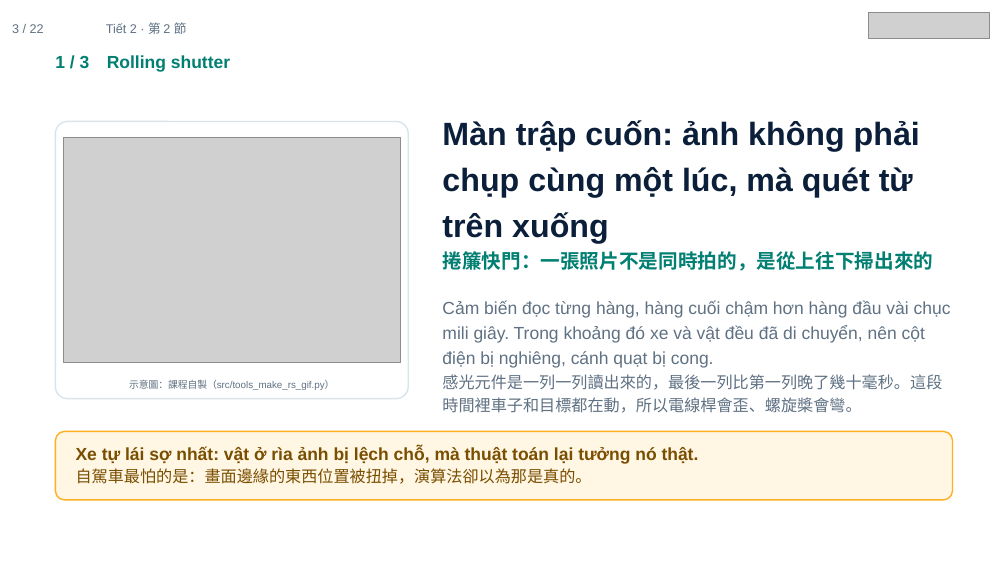
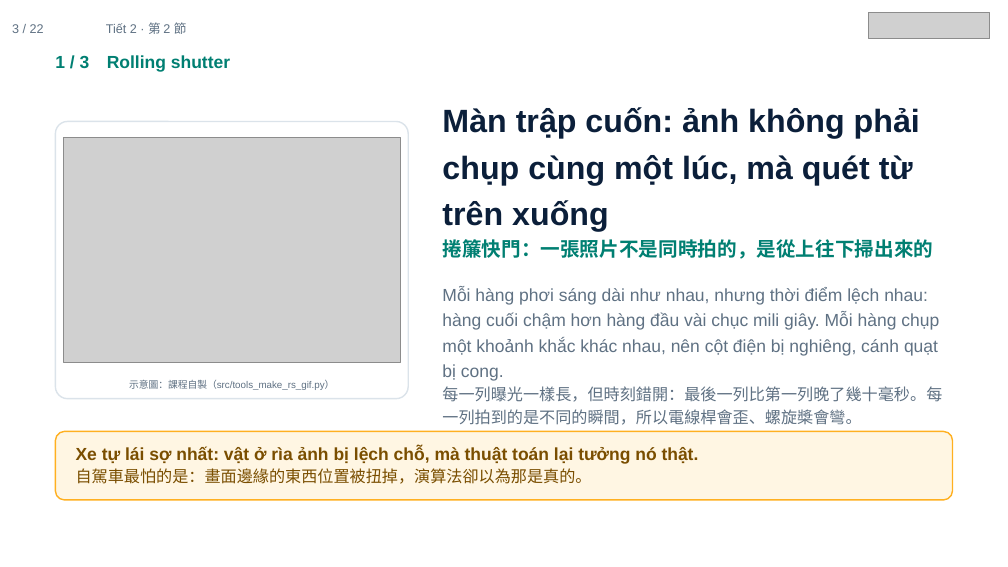
Before and after one commit to ch-neural/MITUST-Principles-of-Self-Driving-Cars, a slide deck: slide 3 of 第五週(10-08)/第五週_第2節_簡報.pptx. Drawn at 1008x567 pixels with LibreOffice and Linux fonts; fonts in the diff are those of the drawing; grey boxes stand for pictures. Boxes give left, top, right and bottom in pixels: in the first picture for what was removed or moved away, otherwise in the second. Text is boxed around its words. In the diff, an @@ line names an element or a change of style, - is before the commit and + after.

```diff
--- a/第五週(10-08)/第五週_第2節_簡報.pptx
+++ b/第五週(10-08)/第五週_第2節_簡報.pptx
@@ text at bbox=[442, 288, 942, 425]: text changed @@
-Cảm biến đọc từng hàng, hàng cuối chậm hơn hàng đầu vài chục mili giây. Trong khoảng đó xe và vật đều đã di chuyển, nên cột điện bị nghiêng, cánh quạt bị cong.
-感光元件是一列一列讀出來的，最後一列比第一列晚了幾十毫秒。這段時間裡車子和目標都在動，所以電線桿會歪、螺旋槳會彎。
+Mỗi hàng phơi sáng dài như nhau, nhưng thời điểm lệch nhau: hàng cuối chậm hơn hàng đầu vài chục mili giây. Mỗi hàng chụp một khoảnh khắc khác nhau, nên cột điện bị nghiêng, cánh quạt bị cong.
+每一列曝光一樣長，但時刻錯開：最後一列比第一列晚了幾十毫秒。每一列拍到的是不同的瞬間，所以電線桿會歪、螺旋槳會彎。
```
Also in this commit, not shown: 6 other files.
